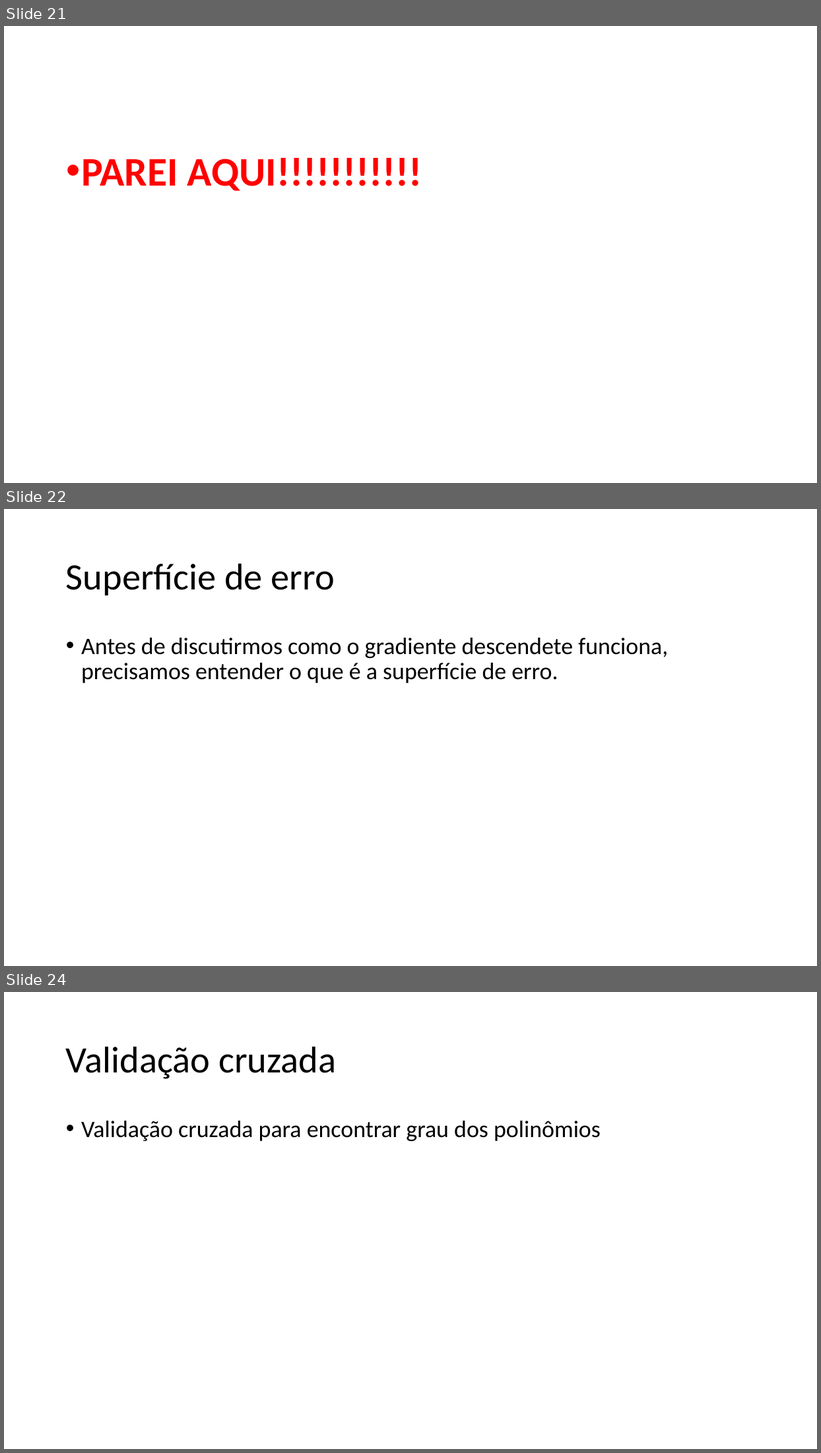
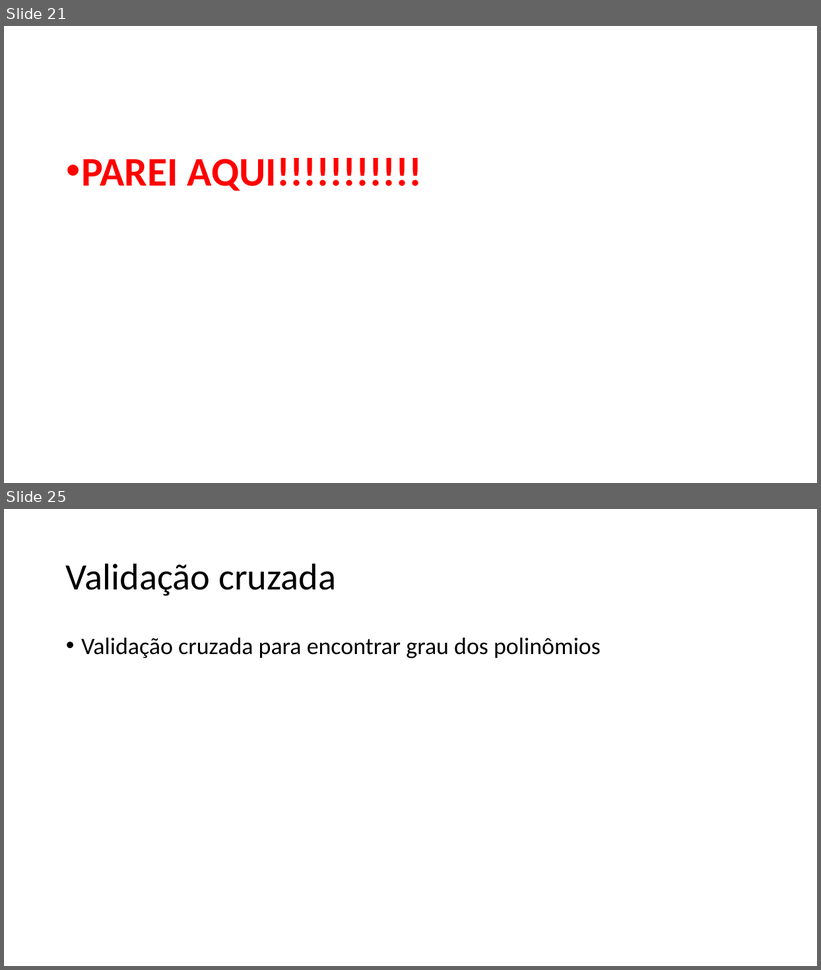
Before and after one commit to zz4fap/c24_inteligencia_artificial, a slide deck: slides/C24_Regressão.pptx. Shown one above the other, each under a label of ours: slides 21, 22 and 24 before the commit, slides 21 and 25 after it; the slides between them are not shown. The pictures are 821x1453 and 821x970 pixels, drawn with LibreOffice and Linux fonts; fonts in the diff are those of the drawing. Boxes give left, top, right and bottom in pixels: in the first picture for what was removed or moved away, otherwise in the second. Text is boxed around its words. In the diff, an @@ line names an element or a change of style, - is before the commit and + after.

```diff
--- a/slides/C24_Regressão.pptx
+++ b/slides/C24_Regressão.pptx
@@ slide 22 removed at (4, 509, 817, 966), background #FFFFFF @@
@@ title removed at (66, 563, 335, 595) @@
-Superfície de erro
@@ text removed at (81, 638, 668, 683) @@
-• Antes de discutirmos como o gradiente descendete funciona, precisamos entender o que é a superfície de erro.
@@ what was slide 24 is now slide 25 @@
```
Also in this commit, not shown: 2 slides changed, 3 slides added, 1 other slide removed.
